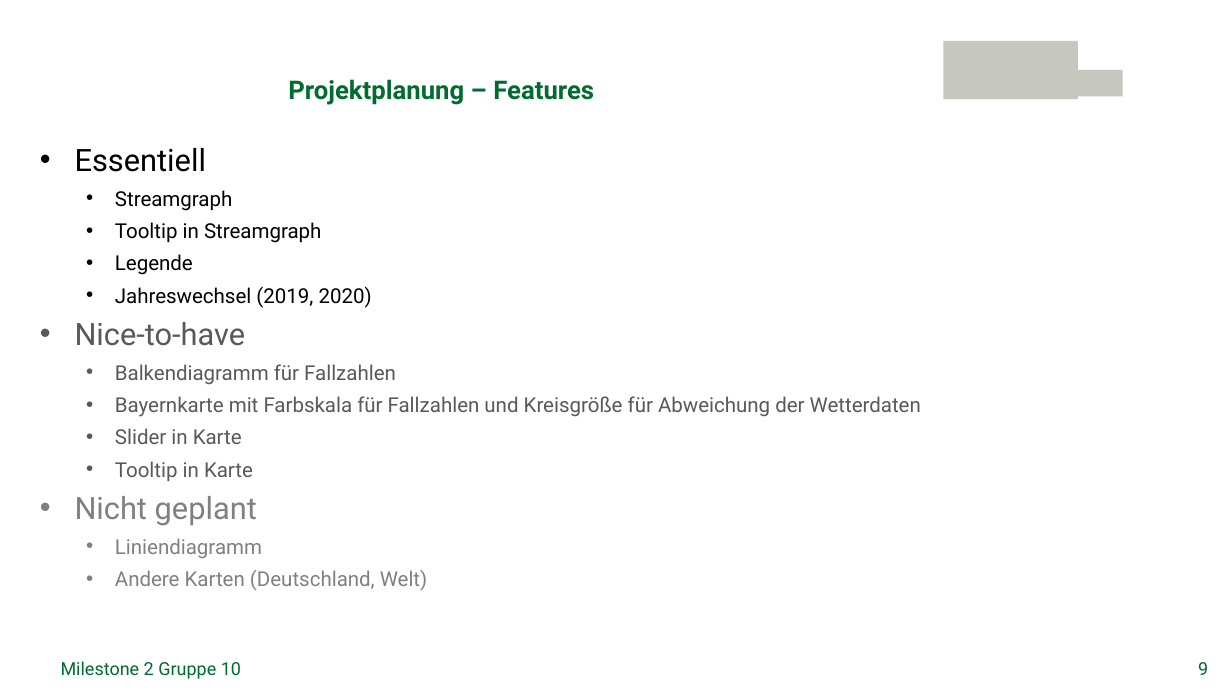
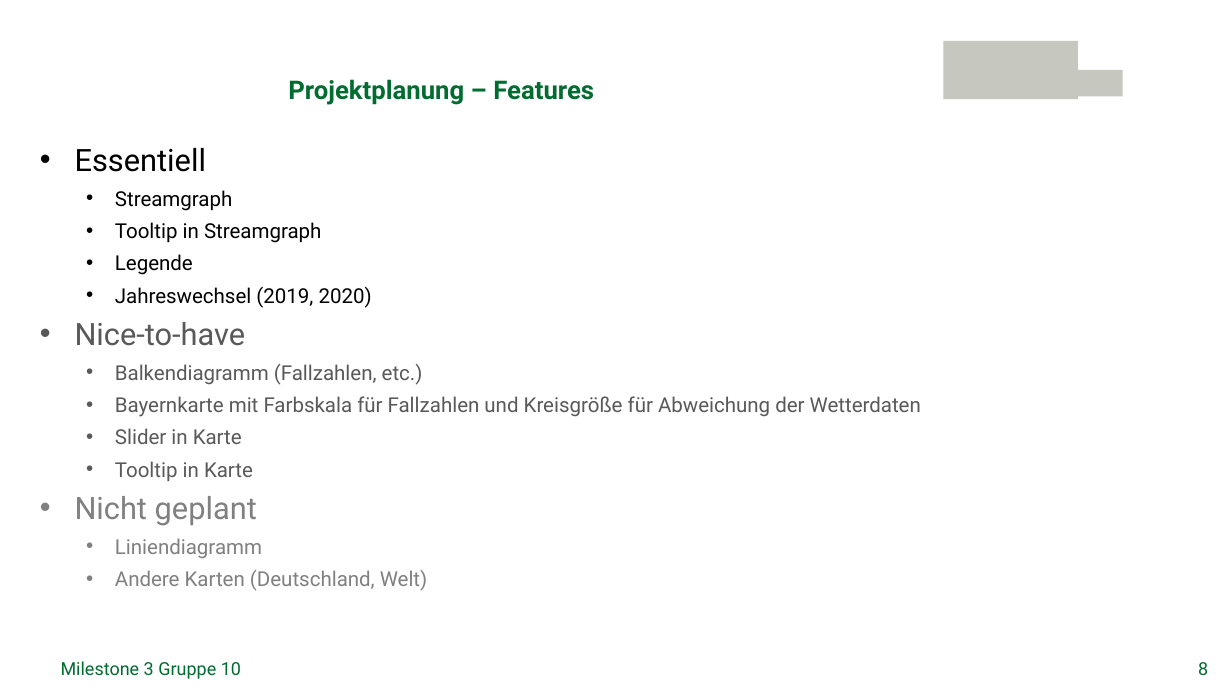
Before and after one commit to AlexandraMayer/InfoVis_Wetterdaten, a slide deck: slide 8 of Projektplanung/Präsentationen/InfoVis_Milestone3_Gruppe10_Vortrag_DominikGrenz.pptx (slide 9 before the commit). Drawn at 1232x693 pixels with LibreOffice and Linux fonts; fonts in the diff are those of the drawing; background and template pictures are left out. Boxes give left, top, right and bottom in pixels: in the first picture for what was removed or moved away, otherwise in the second. Text is boxed around its words. In the diff, an @@ line names an element or a change of style, - is before the commit and + after.

```diff
--- a/Projektplanung/Präsentationen/InfoVis_Milestone3_Gruppe10_Vortrag_DominikGrenz.pptx
+++ b/Projektplanung/Präsentationen/InfoVis_Milestone3_Gruppe10_Vortrag_DominikGrenz.pptx
@@ text at (115, 364, 423, 385): text changed @@
-  • Balkendiagramm für Fallzahlen
+  • Balkendiagramm (Fallzahlen, etc.)
@@ text at (61, 661, 241, 679): text changed @@
-Milestone 2 Gruppe 10
+Milestone 3 Gruppe 10
@@ page number at (1198, 662, 1208, 675): text changed @@
-9
+8
```
Also in this commit, not shown: 7 other slides changed, 1 slide removed.
